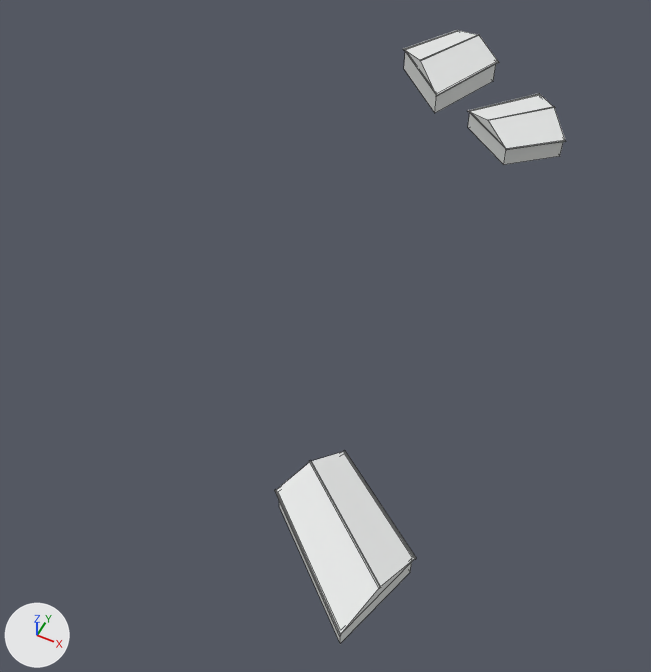
Renders of the FBX model SourceAssets/MPR/reference_v4/context/SM_MPR4_Context_Houses_-3_-1_LOD1.fbx from each side of a commit.
Before and after are seen from a 50 mm camera at (-281.5, -159.6, 98.9) aimed at (-323.6, -75.5, -6.2). The lights are fixed; the arrows at lower left show +X, +Y and +Z. The picture after the commit comes second. Mesh edges are drawn as thin lines. Vertices at exactly the same position are counted once.

The first picture shows 'SM_MPR4_Context_Houses_-3_-1_LOD1'.
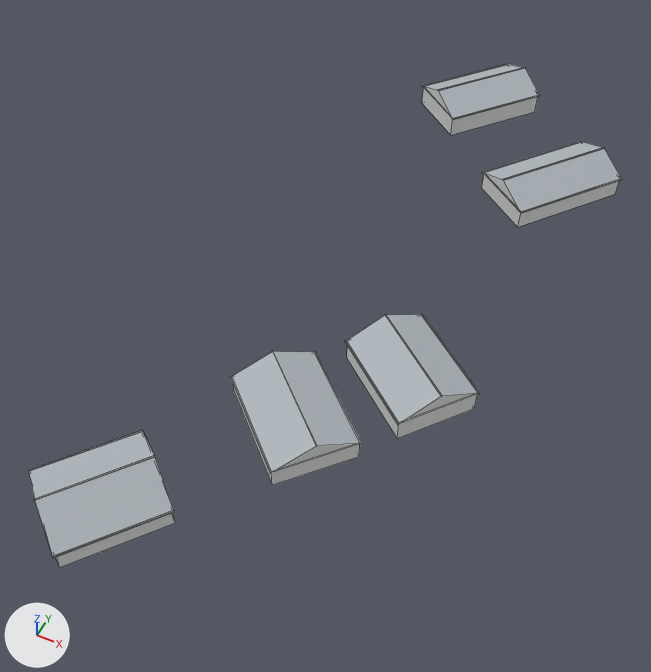
What differs and where, as boxes (x1, y1, x2, y2) in the pictures (651 x 672 px; the box of a moved part takes in the faces that stretch with it):
'SM_MPR4_Context_Houses_-3_-1_LOD1', recoloured, reshaped (104% wider, 18% shorter)
    before: (275, 30, 566, 643)
    after: (28, 64, 622, 567)
part 1 of me_sm_mpr4_context_houses__3__1_lod1, moved or reshaped
    before: (436, 61, 499, 97)
    after: (452, 95, 540, 120)
part 2 of me_sm_mpr4_context_houses__3__1_lod1, moved or reshaped
    before: (488, 106, 554, 120)
    after: (438, 67, 526, 90)
part 3 of me_sm_mpr4_context_houses__3__1_lod1, moved or reshaped
    before: (275, 490, 341, 636)
    after: (53, 511, 175, 558)
part 4 of me_sm_mpr4_context_houses__3__1_lod1, moved or reshaped
    before: (310, 460, 381, 589)
    after: (28, 430, 143, 471)
part 5 of me_sm_mpr4_context_houses__3__1_lod1, moved or reshaped
    before: (344, 451, 416, 559)
    after: (34, 456, 155, 500)
part 6 of me_sm_mpr4_context_houses__3__1_lod1, moved or reshaped
    before: (506, 141, 566, 150)
    after: (422, 314, 480, 394)
part 7 of me_sm_mpr4_context_houses__3__1_lod1, moved or reshaped
    before: (467, 94, 536, 111)
    after: (345, 341, 399, 425)
part 8 of me_sm_mpr4_context_houses__3__1_lod1, deleted
    before: (468, 113, 563, 165)
part 9 of me_sm_mpr4_context_houses__3__1_lod1, deleted
    before: (420, 34, 480, 61)
part 10 of me_sm_mpr4_context_houses__3__1_lod1, deleted
    before: (279, 501, 412, 643)
part 11 of me_sm_mpr4_context_houses__3__1_lod1, deleted
    before: (469, 94, 565, 149)
part 12 of me_sm_mpr4_context_houses__3__1_lod1, built on
    before: (276, 451, 415, 635)
    after: (29, 314, 479, 567)
part 13 of me_sm_mpr4_context_houses__3__1_lod1, built on
    before: (404, 30, 498, 113)
    after: (422, 64, 622, 227)

What changed in the scene script:
```text
Change mat_mpr4_contextroof:
    mat_mpr4_contextroof.base_color: (0.78, 0.79, 0.785) -> (0.43, 0.47, 0.5)  # white #e5e6e5 -> grey #afb6bc
Change me_sm_mpr4_context_houses__3__1_lod1:
    used by ob_sm_mpr4_context_houses__3__1_lod1; location = (0.0, 0.0, 0.0)
    remove me_sm_mpr4_context_houses__3__1_lod1.from_pydata(...)  # 114 vertices, 84 faces; spans x -340.3..-294.9, y -121.5..3.9, z -1.2..5.6
    add me_sm_mpr4_context_houses__3__1_lod1.from_pydata(...)  # 190 vertices, 140 faces; spans x -344.0..-291.1, y -127.8..-2.8, z -1.2..5.2
    me_sm_mpr4_context_houses__3__1_lod1 part 1: the loose piece of 8 vertices spanning x -328.4..-321.7, y -20.0..-3.6, z 3.0..3.1 is turned -17.6 degrees about the z axis through its middle and scaled by 1.07, then moved by (7.9, -5.7, -0.5)
    me_sm_mpr4_context_houses__3__1_lod1 part 2: the loose piece of 8 vertices spanning x -316.6..-307.1, y -24.9..-15.5, z 4.4..4.5 is multiplied about its middle by the matrix ((-0.127, 1.424, 0.0), (1.424, 0.127, 0.0), (0.0, 0.0, -1.43)), then moved by (-9.8, 6.4, 0.7)
    me_sm_mpr4_context_houses__3__1_lod1 part 3: the loose piece of 8 vertices spanning x -314.3..-298.8, y -121.5..-108.1, z 2.3..2.4 is scaled about its middle by (0.614, -0.884, 1.05), then moved by (-22.3, -7.1, -0.6)
    me_sm_mpr4_context_houses__3__1_lod1 part 4: the loose piece of 8 vertices spanning x -311.7..-296.8, y -115.4..-103.5, z 4.4..4.5 is scaled about its middle by (0.638, -1.01, 1.64), then moved by (-34.9, -4.1, -2.7)
    me_sm_mpr4_context_houses__3__1_lod1 part 5: the loose piece of 8 vertices spanning x -309.2..-294.9, y -109.1..-99.0, z 2.3..2.4 is scaled about its middle by (0.672, -1.18, 0.677), then moved by (-31.9, -13.6, 2.4)
    me_sm_mpr4_context_houses__3__1_lod1 part 6: the loose piece of 8 vertices spanning x -311.5..-302.8, y -28.9..-21.6, z 2.2..2.4 is scaled about its middle by (-1.47, 1.42, 1.12), then moved by (4.1, -52.1, 0.0)
    me_sm_mpr4_context_houses__3__1_lod1 part 7: the loose piece of 8 vertices spanning x -321.7..-311.4, y -20.9..-9.4, z 2.2..2.4 is scaled about its middle by (-1.25, 0.896, 1.12), then moved by (5.7, -71.9, 0.0)
    me_sm_mpr4_context_houses__3__1_lod1 part 8: the loose piece of 8 vertices spanning x -321.2..-303.2, y -28.5..-10.0, z -1.2..2.4 is deleted
    me_sm_mpr4_context_houses__3__1_lod1 part 9: the loose piece of 8 vertices spanning x -334.4..-327.4, y -13.9..0.2, z 5.5..5.6 is deleted
    me_sm_mpr4_context_houses__3__1_lod1 part 10: the loose piece of 8 vertices spanning x -313.8..-295.4, y -120.9..-99.5, z -1.2..2.4 is deleted
    me_sm_mpr4_context_houses__3__1_lod1 part 11: the loose piece of 6 vertices spanning x -321.6..-302.8, y -28.8..-9.6, z 2.4..4.4 is deleted
    me_sm_mpr4_context_houses__3__1_lod1 part 12: 6 vertices removed from x -314.2..-295.0, y -121.4..-99.1, z 2.4..4.4; 74 vertices added at x -343.9..-296.8, y -127.7..-72.3, z -1.2..5.2
    me_sm_mpr4_context_houses__3__1_lod1 part 13: 14 vertices removed from x -340.2..-321.8, y -19.9..3.8, z -1.2..5.5; 60 vertices added at x -332.2..-291.1, y -43.8..-2.8, z -1.2..5.1
    other edits to the shape of me_sm_mpr4_context_houses__3__1_lod1 do not show in these pictures
```
